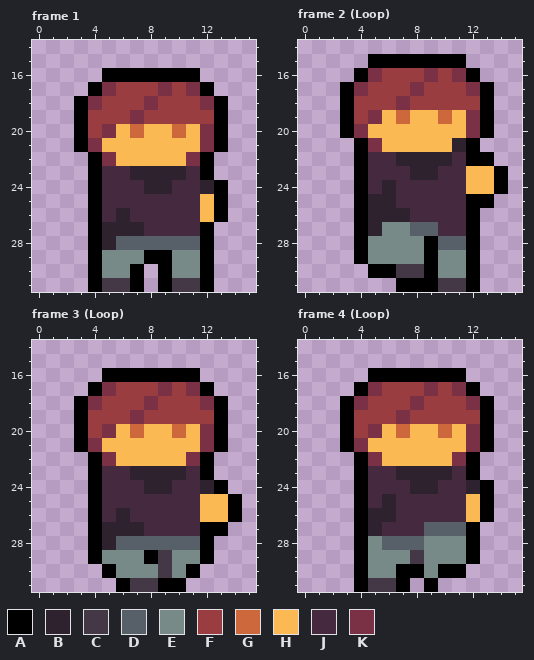
Pixel-art file -- player_new.aseprite. The first picture shows the starting point.
16x32 pixels, 8 frames. Shown: frame 1: x 0..15, y 14..31; frame 2 (Loop): x 0..15, y 14..31; frame 3 (Loop): x 0..15, y 14..31; frame 4 (Loop): x 0..15, y 14..31. The commit also changed other frames, which this record leaves out.
Palette (. is transparent): A #000000  B #2e222f  C #443846  D #576069  E #788a87  F #993d41  G #cd683d  H #fbb954  J #45293f  K #7a3045
Pixels before, frame 1, first column x 3:
16 ..AAAAAAA..
17 .AKFFFKFKA.
18 AKFFFKFFFKA
19 AFFFKFFFFFA
20 AFKHGHHGHKA
21 AKHHHHHHHKA
22 .AKHHHHHKA.
23 .AJJBBBBJA.
24 .AJJJBBJJBA
25 .AJJJJJJJHA
26 .AJBJJJJJHA
27 .ABBBJJJJA.
28 .ABDDDDDDA.
29 .AEEEAAEEA.
30 .AEEA.AEEA.
31 .ACCA.ACCA.
Pixels before, frame 2 (Loop), first column x 3:
15 ..AAAAAAA...
16 .AKFFFKFKA..
17 AKFFFKFFFKA.
18 AFFFKFFFFFA.
19 AFKHGHHGHKA.
20 AKHHHHHHHKA.
21 .AKHHHHHBA..
22 .AJJBBBBJAA.
23 .AJJJBBJJHHA
24 .AJBJJJJJHHA
25 .ABBJJJJJAA.
26 .ABBBJJJJA..
27 .ABEEDDJJA..
28 .AEEEEADDA..
29 .AEEEEAEEA..
30 ..AACCAEEA..
31 ....AAACCA..
Pixels before, frame 3 (Loop), first column x 3:
16 ..AAAAAAA...
17 .AKFFFKFKA..
18 AKFFFKFFFKA.
19 AFFFKFFFFFA.
20 AFKHGHHGHKA.
21 AKHHHHHHHKA.
22 .AKHHHHHKA..
23 .AJJBBBBJA..
24 .AJJJBBJJBA.
25 .AJJJJJJJHHA
26 .AJBJJJJJHHA
27 .ABBBJJJJAA.
28 .ABDDDDDDA..
29 .AEEEACEEA..
30 ..AEEECEA...
31 ...ACCAA....
Pixels before, frame 4 (Loop), first column x 3:
16 ..AAAAAAA..
17 .AKFFFKFKA.
18 AKFFFKFFFKA
19 AFFFKFFFFFA
20 AFKHGHHGHKA
21 AKHHHHHHHKA
22 .AKHHHHHKA.
23 .AJJBBBBJA.
24 .AJJJBBJJBA
25 .AJBJJJJJHA
26 .ABBJJJJJHA
27 .ABJJJDDDA.
28 .AEDDDEEEA.
29 .AEEECEEEA.
30 .AEEAAEAA..
31 .ACCA.A....
After:
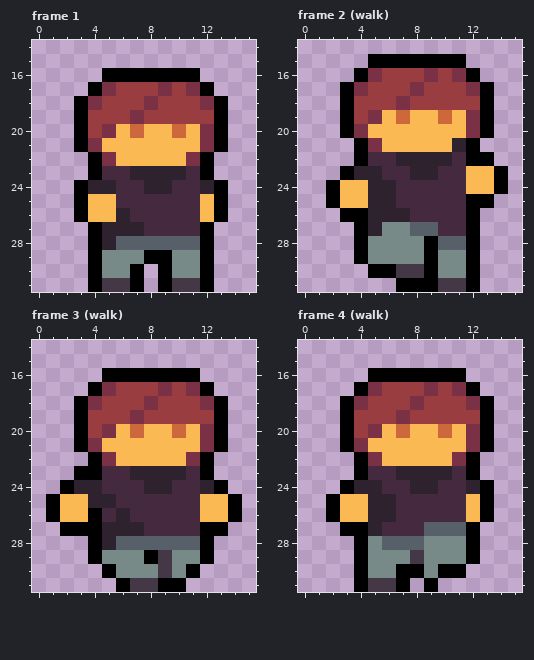
Diff:
layer "Layer 2" added
Changed rows in their new state; - is an unchanged pixel.
Frame 1, layer "Layer 2":
first column x 3:
24 ABB
25 AHH
26 AHH
Frame 2 (walk), layer "Layer 2":
first column x 2:
23 -ABB
24 AHHB
25 AHH-
26 -A--
Frame 3 (walk), layer "Layer 2":
first column x 1:
23 --A--
24 -ABB-
25 AHHBB
26 AHH--
27 -AA--
Frame 4 (walk), layer "Layer 2":
first column x 2:
24 -ABB
25 AHHB
26 AHH-
27 -A--
Pixel boxes of the changes (left, top, right, bottom) in both pictures:
changed: (74, 180, 116, 222)
changed: (326, 166, 382, 222)
changed: (46, 466, 116, 536)
changed: (326, 480, 382, 536)
